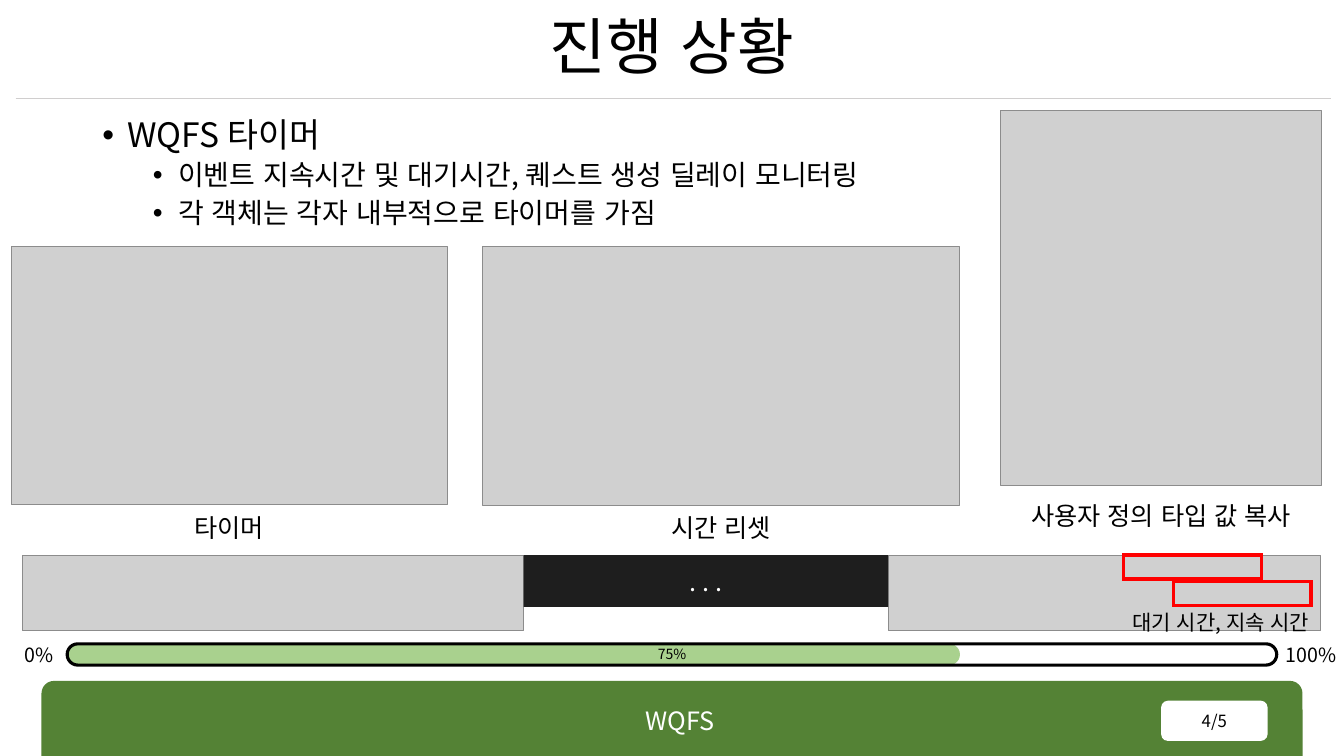
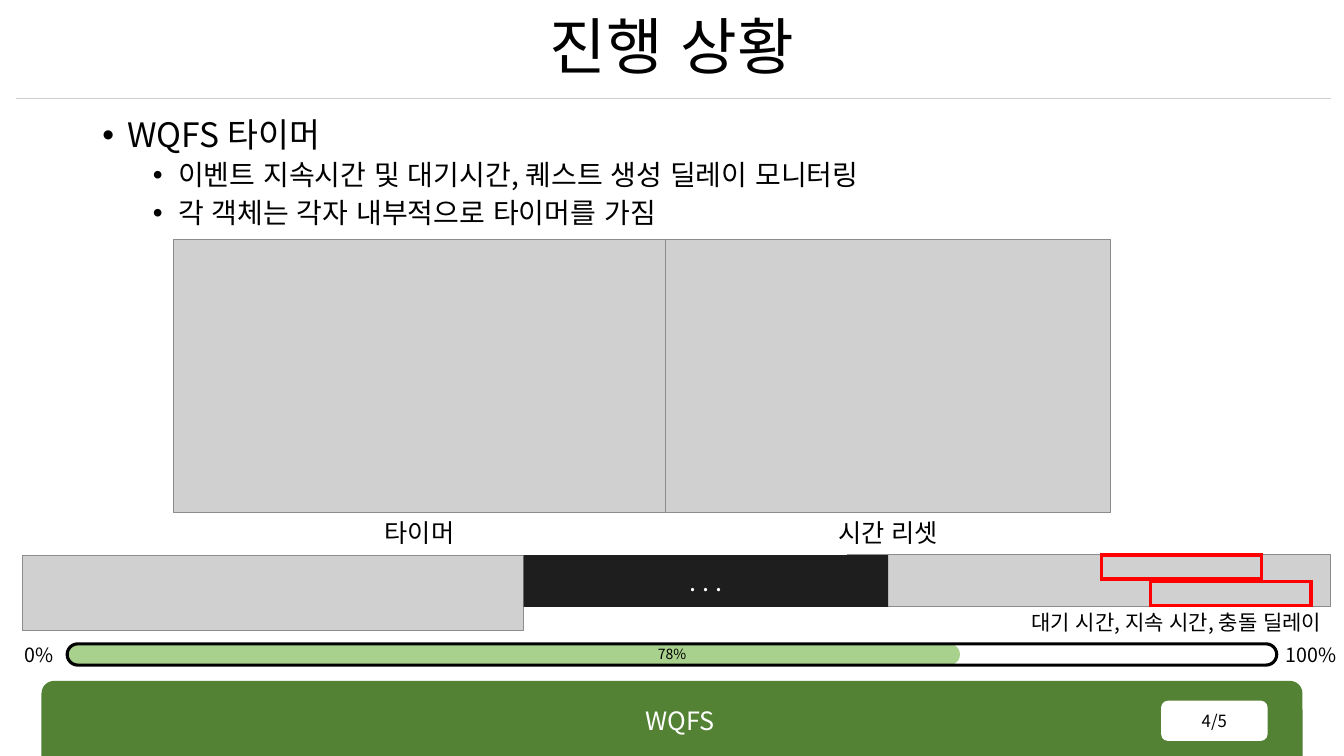
Before and after one commit to rennOobayashi/WQFS, a slide deck: slide 4 of WQFS.pptx. Drawn at 1344x756 pixels with LibreOffice and Linux fonts; fonts in the diff are those of the drawing; grey boxes stand for pictures. Boxes give left, top, right and bottom in pixels: in the first picture for what was removed or moved away, otherwise in the second. Text is boxed around its words. In the diff, an @@ line names an element or a change of style, - is before the commit and + after.

```diff
--- a/WQFS.pptx
+++ b/WQFS.pptx
@@ picture removed at (1001,111,1323,486) @@
@@ picture removed at (11,246,448,505) @@
@@ picture added at (173,240,665,513) @@
@@ picture removed at (482,247,960,505) @@
@@ picture added at (665,240,1111,513) @@
@@ text removed at (1031,504,1291,527) @@
-사용자 정의 타입 값 복사
@@ text "타이머": place and size @@
-text "타이머" at (194,516,264,539)
+text "타이머" at (385,521,455,544)
@@ text "시간 리셋": place and size @@
-text "시간 리셋" at (671,516,771,539)
+text "시간 리셋" at (838,521,938,544)
@@ picture: place and size @@
-picture at (888,556,1321,631)
+picture at (848,556,1331,607)
@@ rectangle: place and size @@
-rectangle at (1124,556,1262,580)
+rectangle at (1102,556,1262,580)
@@ rectangle: place and size @@
-rectangle at (1174,582,1312,606)
+rectangle at (1151,582,1312,606)
@@ text at (1031,612,1321,634): text changed @@
-대기 시간, 지속 시간
+대기 시간, 지속 시간, 충돌 딜레이
@@ text at (658,648,686,664): text changed @@
-75%
+78%
```
Also in this commit, not shown: 3 other slides changed, 2 slides added, 22 other files.
